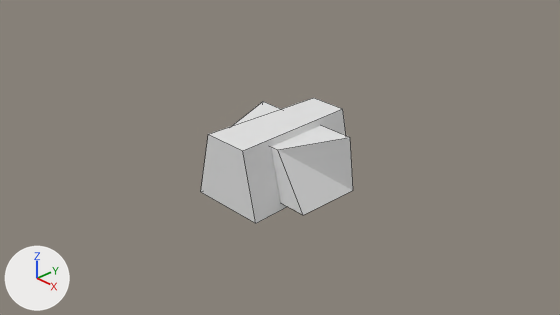
Renders of the Blender file objects.blend from each side of a commit.
Before and after are seen from the file's camera 'Camera'. The lights are fixed; the arrows at lower left show +X, +Y and +Z. Mesh edges are drawn as thin lines.

The scene before the commit, as lines of its bpy script (objects in view):
```python
me_cube_002 = bpy.data.meshes.new('Cube.002')
me_cube_002.from_pydata([(-1.0, -0.5, -0.4), (-0.5, -0.5, 0.4), (-1.0, 0.5, -0.4), (-0.9, 0.5, 0.4), (1.0, -0.5, -0.4), (0.5, -0.5, 0.4), (1.0, 0.5, -0.4), (0.9, 0.5, 0.4)], [], [(0, 1, 3, 2), (2, 3, 7, 6), (6, 7, 5, 4), (4, 5, 1, 0), (2, 6, 4, 0), (7, 3, 1, 5)])
me_cube_003 = bpy.data.meshes.new('Cube.003')
me_cube_003.from_pydata([(-0.6, -1.0, -0.5), (-0.36, -1.0, 0.5), (-0.5, 1.0, -0.5), (-0.3, 1.0, 0.5), (0.6, -1.0, -0.5), (0.36, -1.0, 0.5), (0.5, 1.0, -0.5), (0.3, 1.0, 0.5)], [], [(0, 1, 3, 2), (2, 3, 7, 6), (6, 7, 5, 4), (4, 5, 1, 0), (2, 6, 4, 0), (7, 3, 1, 5)])
ob_character = bpy.data.objects.new('Character', me_cube_002)
ob_character.location = (0.0, 0.0, 0.0)
ob_characterspine = bpy.data.objects.new('CharacterSpine', me_cube_003)
ob_characterspine.location = (0.0, 0.0, 0.0)
```
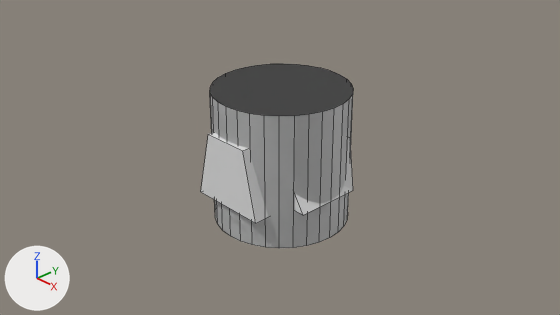
Scene script edits in JSON lines:
```json
{"op": "add", "block": "me_cylinder_018", "code": ["me_cylinder_018 = bpy.data.meshes.new('Cylinder.018')", "me_cylinder_018.from_pydata(...)  # a 32-sided cylinder along z spanning x -1.0..1.0, y -1.0..1.0, z -1.0..1.0"]}
{"op": "add", "block": "ob_characterupperarmr", "code": ["ob_characterupperarmr = bpy.data.objects.new('CharacterUpperArmR', me_cylinder_018)", "ob_characterupperarmr.location = (-0.003, 0.043, 0.001)"]}
{"op": "add", "block": "ob_characterthighl", "code": ["ob_characterthighl = bpy.data.objects.new('CharacterThighL', me_cylinder_018.copy())", "ob_characterthighl.location = (-0.003, 0.043, 0.001)"]}
{"op": "add", "block": "ob_characterneck", "code": ["ob_characterneck = bpy.data.objects.new('CharacterNeck', me_cylinder_018.copy())", "ob_characterneck.location = (-0.003, 0.043, 0.001)"]}
{"op": "add", "block": "ob_characterfootr", "code": ["ob_characterfootr = bpy.data.objects.new('CharacterFootR', me_cylinder_018.copy())", "ob_characterfootr.location = (-0.003, 0.043, 0.001)"]}
```

Pixel boxes (x1, y1, x2, y2) of what changed, in the pictures (560 x 315 px):
```json
{"object": "CharacterUpperArmR", "change": "added", "after": [210, 64, 353, 248]}
{"object": "CharacterNeck", "change": "added", "after": [210, 66, 353, 247]}
{"object": "CharacterFootR", "change": "added", "after": [213, 79, 346, 114]}
{"object": "CharacterThighL", "change": "added", "after": [213, 98, 279, 240]}
{"object": "Character", "change": "unchanged, covered by the edit", "before": [232, 102, 353, 215], "after": [295, 137, 353, 215]}
```
